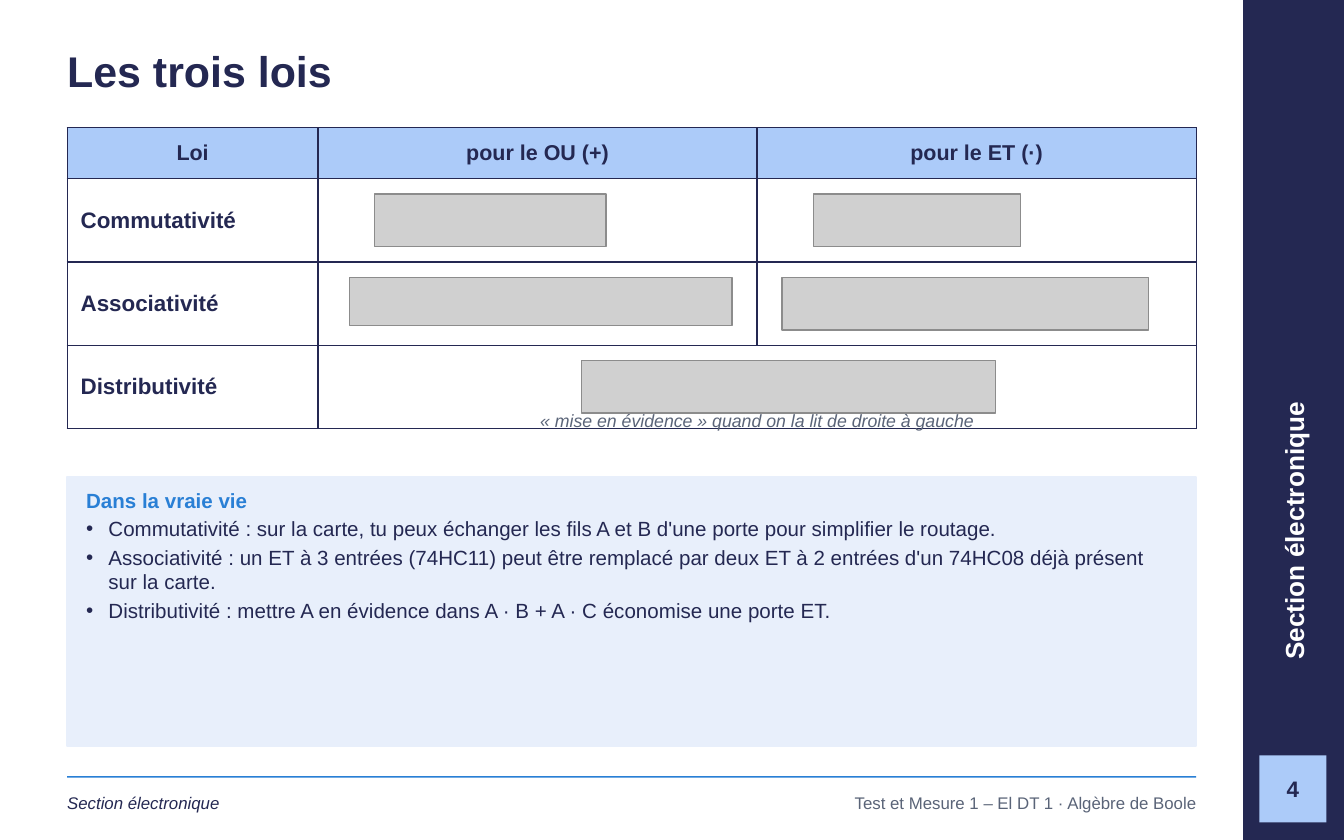
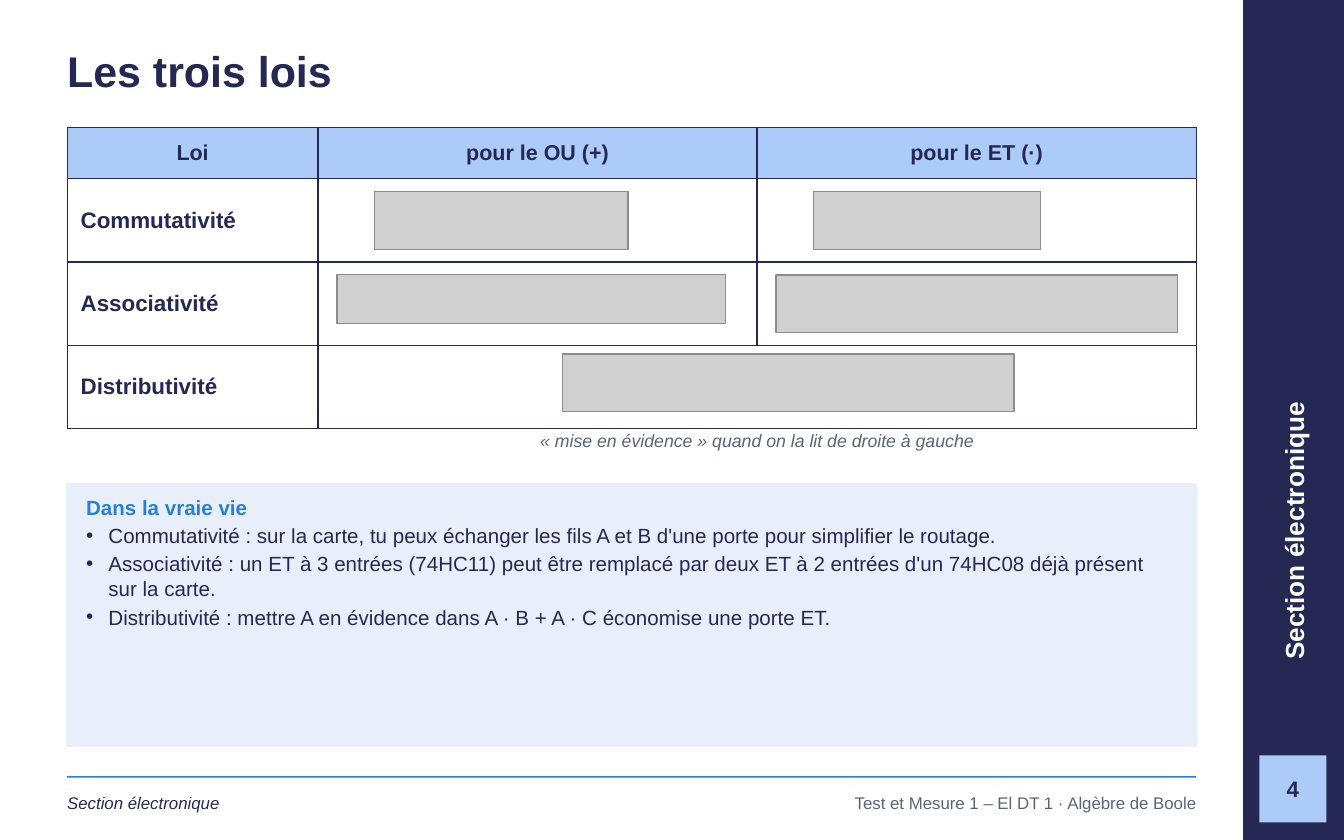
Before and after one commit to GlemoineETML/cours-etml, a slide deck: slide 4 of reference/tm1/semaine-2/200-algebre-boole/200 Algèbre de Boole.pptx. Drawn at 1344x840 pixels with LibreOffice and Linux fonts; fonts in the diff are those of the drawing; grey boxes stand for pictures; background and template pictures are left out. Boxes give left, top, right and bottom in pixels: in the first picture for what was removed or moved away, otherwise in the second. Text is boxed around its words. In the diff, an @@ line names an element or a change of style, - is before the commit and + after.

```diff
--- a/reference/tm1/semaine-2/200-algebre-boole/200 Algèbre de Boole.pptx
+++ b/reference/tm1/semaine-2/200-algebre-boole/200 Algèbre de Boole.pptx
@@ picture: place and size @@
-picture at bbox=[375, 194, 606, 246]
+picture at bbox=[375, 192, 629, 250]
@@ picture: place and size @@
-picture at bbox=[813, 194, 1020, 246]
+picture at bbox=[813, 192, 1040, 250]
@@ picture: place and size @@
-picture at bbox=[349, 277, 732, 325]
+picture at bbox=[337, 274, 726, 324]
@@ picture: place and size @@
-picture at bbox=[782, 277, 1149, 329]
+picture at bbox=[775, 276, 1177, 333]
@@ picture: place and size @@
-picture at bbox=[582, 360, 996, 413]
+picture at bbox=[563, 355, 1015, 413]
@@ text "« mise en évidence » ...": place and size @@
-text "« mise en évidence » ..." at bbox=[555, 414, 974, 431]
+text "« mise en évidence » ..." at bbox=[555, 434, 974, 451]
@@ rectangle: place and size @@
-rectangle at bbox=[67, 477, 1196, 746]
+rectangle at bbox=[67, 484, 1196, 746]
@@ text "Dans la vraie vie": place and size @@
-text "Dans la vraie vie" at bbox=[86, 493, 1144, 623]
+text "Dans la vraie vie" at bbox=[86, 500, 1144, 629]
```
Also in this commit, not shown: 3 other slides changed, 12 other files.
